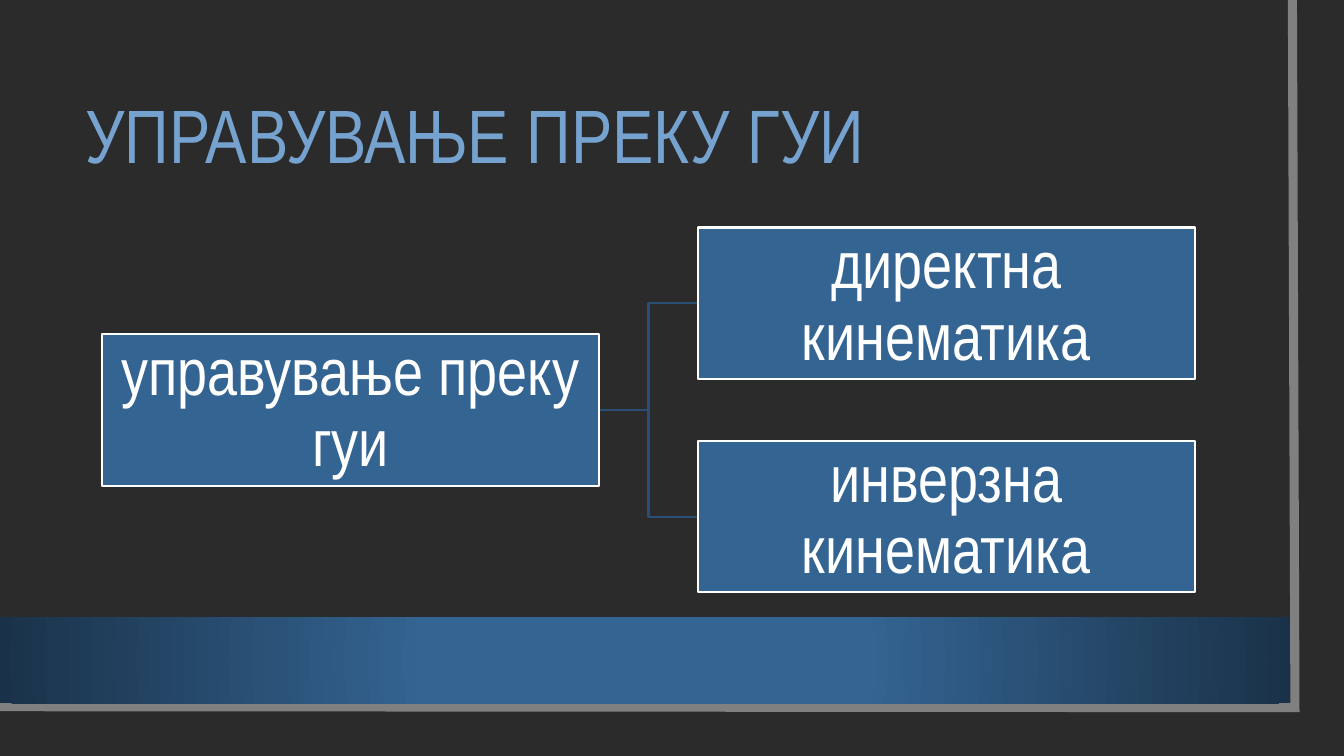
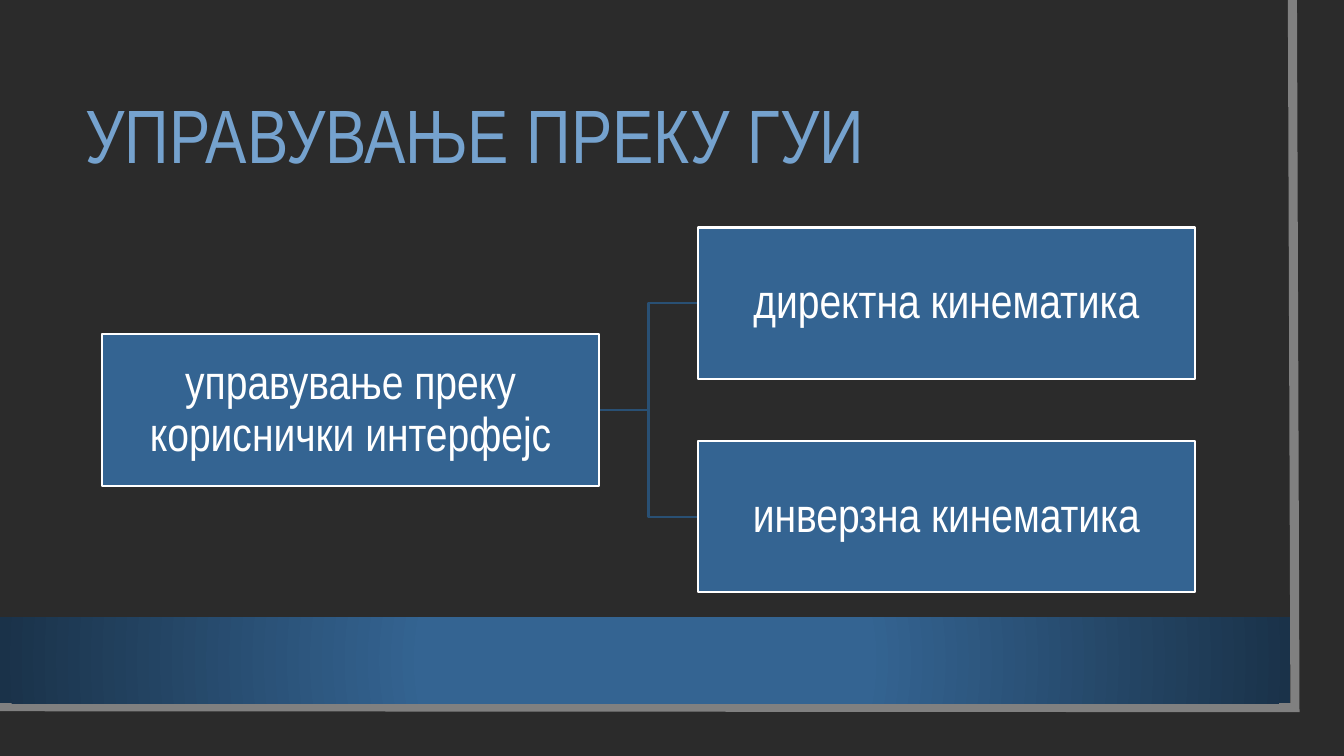
Before and after one commit to vasetrendafilov/robot-simulation, a slide deck: slide 5 of diplomska/Физичка симулација на роботска рака - Васил Трендафилов.pptx. Drawn at 1344x756 pixels with LibreOffice and Linux fonts; fonts in the diff are those of the drawing; background and template pictures are left out; a plain dark background stands for a picture behind light text. Boxes give left, top, right and bottom in pixels: in the first picture for what was removed or moved away, otherwise in the second. Text is boxed around its words. In the diff, an @@ line names an element or a change of style, - is before the commit and + after.

```diff
--- a/diplomska/Физичка симулација на роботска рака - Васил Трендафилов.pptx
+++ b/diplomska/Физичка симулација на роботска рака - Васил Трендафилов.pptx
@@ text "директна кинематика" at [753,292,1140,328]: size 47 to 34 pt; less space between paragraphs @@
@@ text at [150,373,551,460]: text changed; size 47 to 34 pt @@
-управување преку гуи
+управување преку кориснички интерфејс
@@ text "инверзна кинематика" at [753,506,1140,541]: size 47 to 34 pt; less space between paragraphs @@
```
Also in this commit, not shown: 2 other slides changed, 6 other files.
